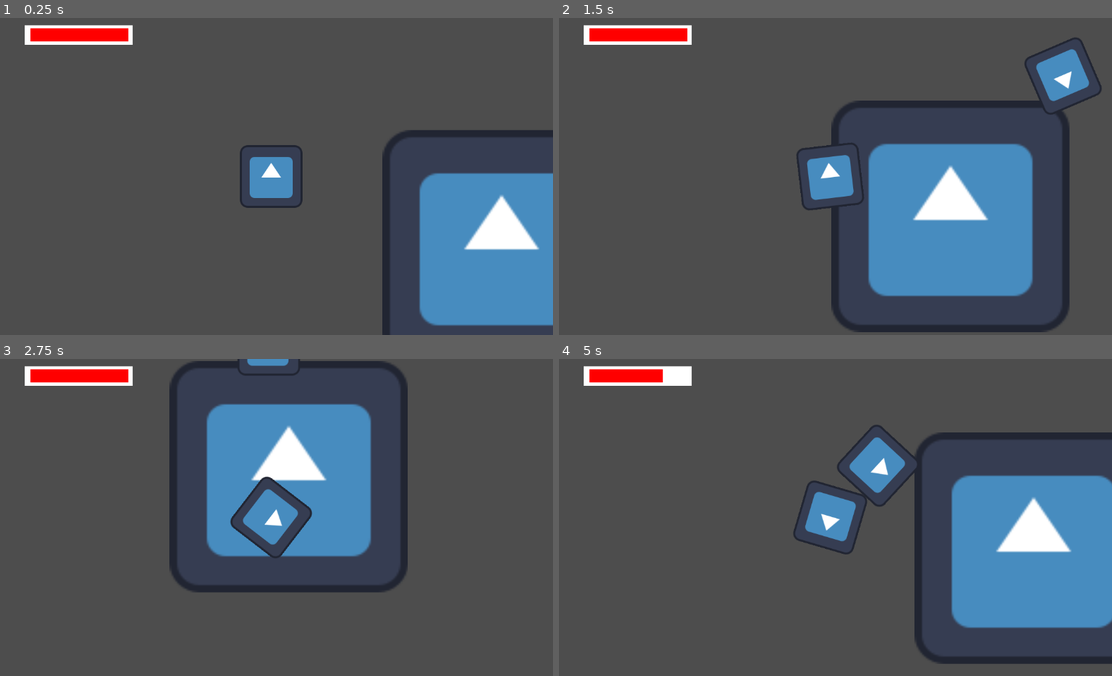
Above: before the commit, frames 1-4 (two rows, left to right).
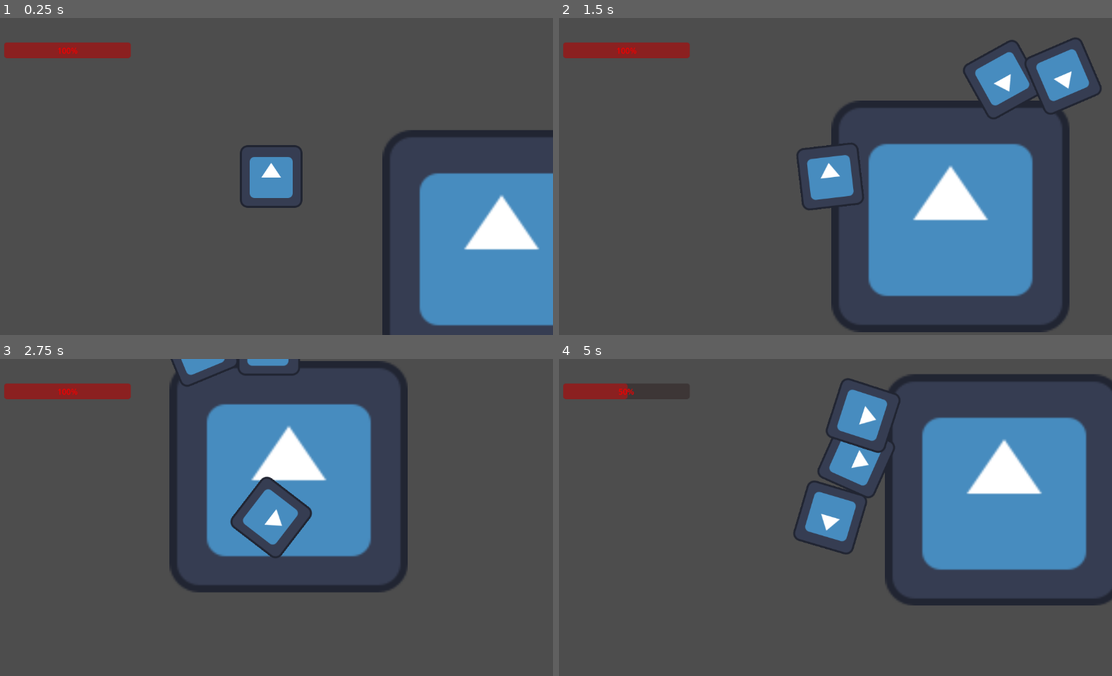
Above: after the commit, the same moments.

Repository: DanikShch/Game
Game: Godot game, scene res://Level/level.tscn
Same seed, same stepped clock (60 frames per second), same inputs: the game is played once before the commit and once after it. The engine's default icon, where the game draws it, is replaced by a stand-in: a white triangle on a blue panel in a dark square.
Inputs (mouse positions are in pixels of both pictures, inside the frame that each line leads up to):
- Up to frame 1 (0.25 s): no input
- Up to frame 2 (1.5 s): tap Enter at 0.5 s; move the mouse to (951, 160) at 0.52 s; press the mouse at (951, 160) at 0.53 s; hold D (right) 0.53-1.28 s; move the mouse to (719, 192) at 1.27 s; release the mouse at (719, 192) at 1.28 s; hold S (down) from 1.28 s (still down); click (719, 192) at 1.35 s
- Up to frame 3 (2.75 s): move the mouse to (326, 447) at 2.02 s; release S (down) at 2.03 s; press the mouse at (326, 447) at 2.03 s; hold D (right) from 2.03 s (still down); tap Mouse wheel down (weapon_change_down) at 2.1 s
- Up to frame 4 (5 s): move the mouse to (802, 580) at 2.77 s; release D (right) at 2.78 s; release the mouse at (802, 580) at 2.78 s; hold W (up) 2.78-3.53 s; tap Mouse wheel up (weapon_change_up) at 2.85 s; click (802, 580) at 3.05 s; move the mouse to (1001, 565) at 3.52 s; press the mouse at (1001, 565) at 3.53 s; hold A (left) from 3.53 s (still down); move the mouse to (658, 469) at 4.27 s; release the mouse at (658, 469) at 4.28 s; click (658, 469) at 4.35 s

The runs differ from the first frame. In frame 1, 2.2% of the frame differs, in the area x 0-24%, y 2-13%; in frame 2, 3.5%; in frame 3, 2.6%; in frame 4, 24%, in the area x 0-100%, y 2-97%.

Commit message:
Хп бар мобов
Сделал все хп бары на нодах ProgressBar + добавил отображение хп бара моба при наведении на него рейкаста

Diff:
--- a/Enemy/enemy.gd
+++ b/Enemy/enemy.gd
@@ -4,6 +4,7 @@
 var SPEED = 300.0
 var accel = 7
 var health = 500
+var max_health = 500
 var ready_to_attack = true
 var attack_range = 200
 var attack_cooldown = 2.0
--- /dev/null
+++ b/GLobal/signals.gd
@@ -0,0 +1,4 @@
+extends Node
+
+signal mob_health(current_hp: int, max_hp: int)
+signal no_target()
--- a/Gun/gun.gd
+++ b/Gun/gun.gd
@@ -23,7 +23,15 @@
 	select_gun(current_gun)
 # Called every frame. 'delta' is the elapsed time since the previous frame.
 
-
+func _process(delta):
+	if $RayCast2D.is_colliding():
+		var collider = $RayCast2D.get_collider()
+		if collider.is_in_group("Enemy"):
+			var health = collider.health
+			var max_health = collider.max_health
+			Signals.emit_signal("mob_health", health, max_health)
+			return
+	Signals.emit_signal("no_target")
 
 func shoot():
 	if current_ammo <= 0:
--- a/Level/level.tscn
+++ b/Level/level.tscn
@@ -1,10 +1,11 @@
-[gd_scene load_steps=8 format=3 uid="uid://cdr6m0mvlkowd"]
+[gd_scene load_steps=9 format=3 uid="uid://cdr6m0mvlkowd"]
 
 [ext_resource type="Script" path="res://Level/level.gd" id="1_211jd"]
 [ext_resource type="PackedScene" uid="uid://c74bp6ifb7uah" path="res://Player/player.tscn" id="1_j2dax"]
 [ext_resource type="PackedScene" uid="uid://bteun63qb3ffi" path="res://Enemy/enemy.tscn" id="2_3a8m1"]
 [ext_resource type="Texture2D" uid="uid://cmtuxs0qotftx" path="res://icon.svg" id="2_dfg1v"]
 [ext_resource type="Script" path="res://Level/Control.gd" id="5_37mfa"]
+[ext_resource type="PackedScene" uid="uid://d35rjiq367h7c" path="res://UI/UI.tscn" id="5_t08mf"]
 
 [sub_resource type="RectangleShape2D" id="RectangleShape2D_s7o72"]
 size = Vector2(121.955, 125.023)
@@ -35,11 +36,17 @@
 [node name="Enemy" parent="." instance=ExtResource("2_3a8m1")]
 position = Vector2(1577, 171)
 
+[node name="Enemy2" parent="." instance=ExtResource("2_3a8m1")]
+position = Vector2(1577, 171)
+
 [node name="NavigationRegion2D" type="NavigationRegion2D" parent="."]
 scale = Vector2(0.132537, 0.18362)
 navigation_polygon = SubResource("NavigationPolygon_4fc37")
 
+[node name="UI" parent="." instance=ExtResource("5_t08mf")]
+
 [node name="CanvasLayer" type="CanvasLayer" parent="."]
+visible = false
 
 [node name="Control" type="Control" parent="CanvasLayer"]
 layout_mode = 3
--- a/Node2D.gd
+++ /dev/null
@@ -1,11 +0,0 @@
-extends "res://Gun/gun.gd"
-
-
-# Called when the node enters the scene tree for the first time.
-func _ready():
-	pass # Replace with function body.
-
-
-# Called every frame. 'delta' is the elapsed time since the previous frame.
-func _process(delta):
-	pass
--- a/Player/player.gd
+++ b/Player/player.gd
@@ -5,6 +5,9 @@
 var guns_num = 0
 var health = 20.0
 var max_health = 20.0
+
+func _ready():
+	pass
 
 
 func get_health():
@@ -55,6 +58,7 @@
 
 func take_damage(damage):
 	health = health - damage
+	$"../UI".update_player_hp(health)
 	if health <= 0:
 		print("dead")
 
--- /dev/null
+++ b/UI/UI.gd
@@ -0,0 +1,34 @@
+extends CanvasLayer
+
+@onready var player_hp_bar = $"Control/Player HP bar"
+@onready var mob_hp_bar = $"Control/Mob HP bar"
+@onready var player = $"../Player"
+
+
+# Called when the node enters the scene tree for the first time.
+func _ready():
+	Signals.connect("mob_health",Callable(self,"_set_mob_health"))
+	Signals.connect("no_target",Callable(self,"_on_no_target"))
+	update_max_player_hp(player.max_health)
+	update_player_hp(player.health)
+	print(player.max_health)
+	print(player.health)
+	mob_hp_bar.visible = false
+
+# Called every frame. 'delta' is the elapsed time since the previous frame.
+func _process(delta):
+	pass
+
+func update_player_hp(value):
+	player_hp_bar.value = value
+
+func update_max_player_hp(value):
+	player_hp_bar.max_value = value
+
+func _set_mob_health(current_hp: int, max_hp: int):
+	mob_hp_bar.value = current_hp
+	mob_hp_bar.max_value = max_hp
+	mob_hp_bar.visible = true
+
+func _on_no_target():
+	mob_hp_bar.visible = false
--- /dev/null
+++ b/UI/UI.tscn
@@ -0,0 +1,34 @@
+[gd_scene load_steps=2 format=3 uid="uid://d35rjiq367h7c"]
+
+[ext_resource type="Script" path="res://UI/UI.gd" id="1_75yan"]
+
+[node name="UI" type="CanvasLayer"]
+script = ExtResource("1_75yan")
+
+[node name="Control" type="Control" parent="."]
+layout_mode = 3
+anchors_preset = 0
+offset_right = 1152.0
+offset_bottom = 648.0
+
+[node name="Player HP bar" type="ProgressBar" parent="Control"]
+modulate = Color(1, 0, 0, 1)
+layout_mode = 1
+offset_left = 30.0
+offset_top = 50.0
+offset_right = 289.0
+offset_bottom = 82.0
+value = 100.0
+
+[node name="Mob HP bar" type="ProgressBar" parent="Control"]
+modulate = Color(1, 0, 0, 0.823529)
+layout_mode = 1
+anchors_preset = 5
+anchor_left = 0.5
+anchor_right = 0.5
+offset_left = -129.0
+offset_top = 50.0
+offset_right = 130.0
+offset_bottom = 82.0
+grow_horizontal = 2
+value = 100.0
--- a/project.godot
+++ b/project.godot
@@ -14,6 +14,10 @@
 run/main_scene="res://Level/level.tscn"
 config/features=PackedStringArray("4.2", "GL Compatibility")
 config/icon="res://icon.svg"
+
+[autoload]
+
+Signals="*res://GLobal/signals.gd"
 
 [input]
 
